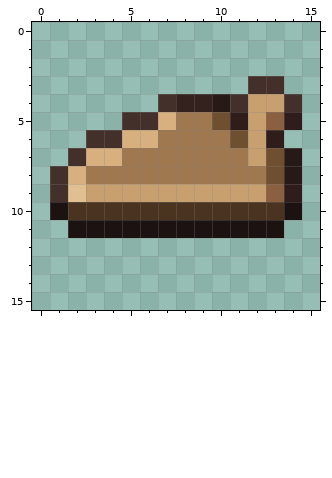
File history of a pixel-art file, resources/gfx/ui/icons/items/apprentice_sandals.aseprite. The picture above is the old version.
16x16 pixels, 1 frame. Colours within 5 levels of each other are drawn and written as one.
The same view after the edit:
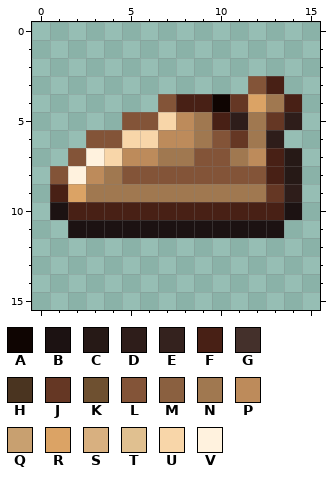
Palette (. is transparent): A #0f0502  B #1c1212  C #261916  D #2e1d1a  E #34221e  F #482015  G #44302b  H #4a3420  J #653724  K #6e5030  L #835438  M #8a6040  N #a07850  P #bd8b5b  Q #c8a070  R #dba365  S #d8b080  T #e0c090  U #f8d6a9  V #fff2de
The edit:
Changed rows in their new state; - is an unchanged pixel.
first column x 1:
 3 -----------LF-
 4 ------LFFAJRNF
 5 ----LLUP-F-NJ-
 6 --LLUUPP-LJN--
 7 -LVUPP--LL-PF-
 8 LVP-LLLLLLLLF-
 9 FRNNNNNNNNNNJ-
10 -FFFFFFFFFFFF-
